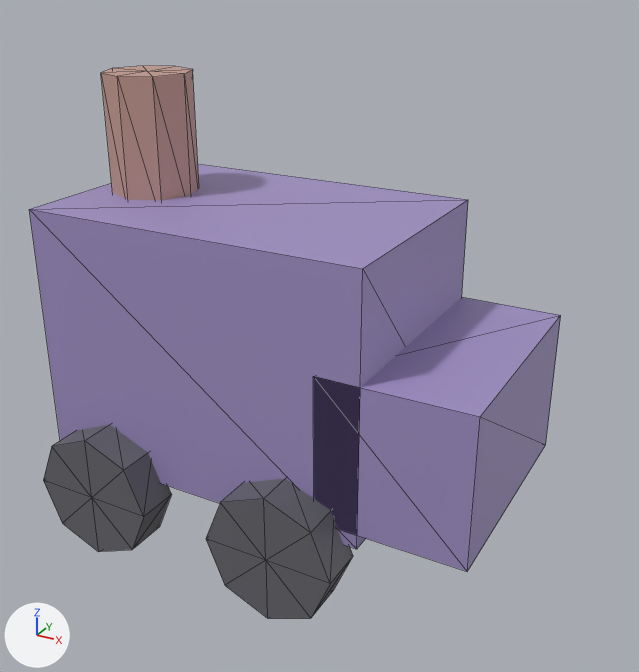
The glTF model public/studio/v2.15.0/d_train/model.glb, before and after one commit.
Camera for both pictures: a camera (50 mm lens) standing at (3.13, -4.78, 3.25) and looking at (0.52, -0.04, 0.88). Lighting does not change. The marker at lower left points along +X, +Y and +Z. The picture after the commit comes second. Mesh edges are drawn as thin lines. Where no turn or scale is listed for an object, it has been applied to the vertices.

Objects in the first picture: 'part0', 'part1', 'part2', 'part5', 'part6'.
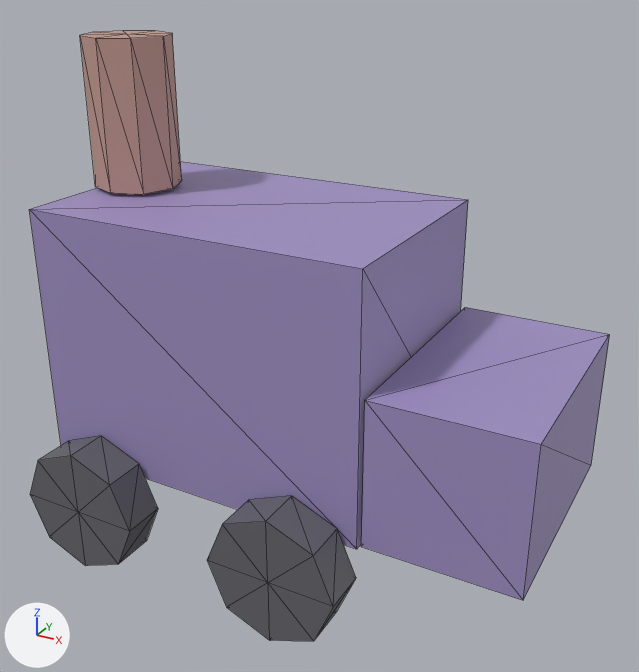
Where the change shows, as pixel boxes (x1, y1, x2, y2) in the pictures (639 x 672 px):
'part1', moved
    before: (313, 297, 561, 572)
    after: (361, 307, 610, 600)
'part6', moved
    before: (206, 479, 353, 618)
    after: (207, 496, 356, 641)
'part2', moved
    before: (101, 66, 199, 200)
    after: (80, 31, 182, 194)
'part5', moved
    before: (43, 425, 171, 552)
    after: (30, 436, 158, 566)

What changed in the scene script:
```text
Change me_geometry_1:
    used by ob_part1; location = (0.0, 0.0, 0.0)
    remove me_geometry_1.from_pydata(...)  # 8 vertices, 12 faces; spans x 0.9..1.9, y -0.8..0.8, z 0.0..1.0
    add me_geometry_1.from_pydata(...)  # 8 vertices, 12 faces; spans x 1.23..2.23, y -0.8..0.8, z -0.07..0.93
    me_geometry_1 part 1: the whole mesh is moved by (0.33, 0.0, -0.07)
Change me_geometry_2:
    used by ob_part2; location = (0.0, 0.0, 0.0)
    remove me_geometry_2.from_pydata(...)  # 18 vertices, 32 faces; spans x -1.1..-0.5, y -0.3..0.3, z 1.5..2.5
    add me_geometry_2.from_pydata(...)  # 18 vertices, 32 faces; spans x -1.25..-0.65, y -0.3..0.3, z 1.725..2.725
    me_geometry_2 part 2: the whole mesh is moved by (-0.15, 0.0, 0.225)
Change me_geometry_5:
    used by ob_part5; location = (0.0, 0.0, 0.0)
    remove me_geometry_5.from_pydata(...)  # 18 vertices, 32 faces; spans x -1.15..-0.25, y -1.05..-0.75, z -0.65..0.25
    add me_geometry_5.from_pydata(...)  # 18 vertices, 32 faces; spans x -1.212..-0.312, y -1.13..-0.83, z -0.739..0.161
    me_geometry_5 part 3: the whole mesh is moved by (-0.062, -0.08, -0.089)
Change me_geometry_6:
    used by ob_part6; location = (0.0, 0.0, 0.0)
    remove me_geometry_6.from_pydata(...)  # 18 vertices, 32 faces; spans x 0.25..1.15, y -1.05..-0.75, z -0.65..0.25
    add me_geometry_6.from_pydata(...)  # 18 vertices, 32 faces; spans x 0.312..1.212, y -1.13..-0.83, z -0.739..0.161
    me_geometry_6 part 4: the whole mesh is moved by (0.062, -0.08, -0.089)
```
